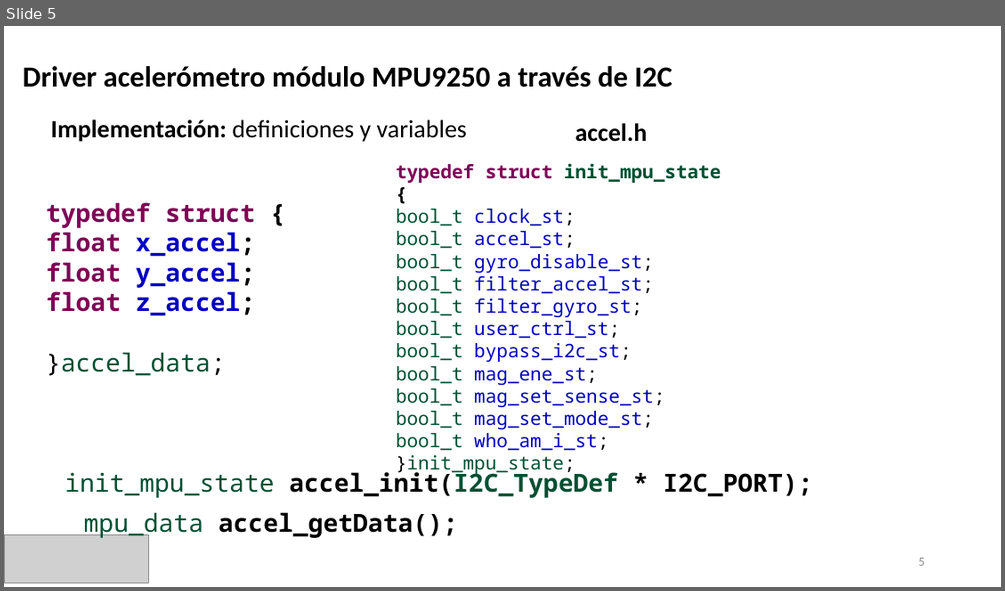
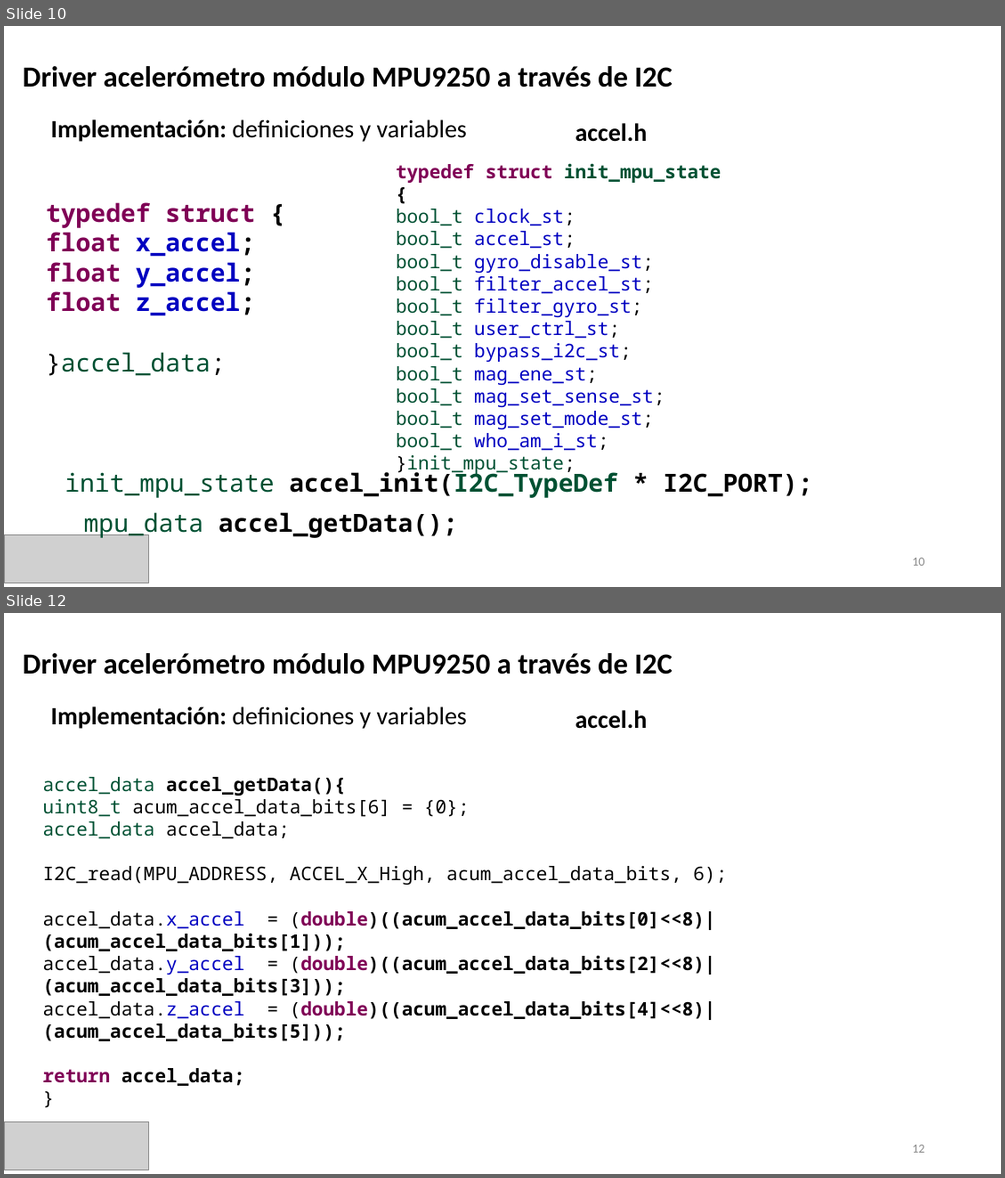
Before and after one commit to ldiazcharris/cese_PCSE, a slide deck: presentacion_TPF_luis_diaz.pptx. Shown one above the other, each under a label of ours: slide 5 before the commit, slides 10 and 12 after it; the slides between them are not shown. The pictures are 1005x591 and 1005x1178 pixels, drawn with LibreOffice and Linux fonts; fonts in the diff are those of the drawing; grey boxes stand for pictures. Boxes give left, top, right and bottom in pixels: in the first picture for what was removed or moved away, otherwise in the second. Text is boxed around its words. In the diff, an @@ line names an element or a change of style, - is before the commit and + after.

```diff
--- a/presentacion_TPF_luis_diaz.pptx
+++ b/presentacion_TPF_luis_diaz.pptx
@@ slide 12 added at (x1=4, y1=613, x2=1001, y2=1174), background #FFFFFF @@
@@ text added at (x1=23, y1=653, x2=672, y2=674), 28 pt, text #000000, bold @@
+Driver acelerómetro módulo MPU9250 a través de I2C
@@ text added at (x1=51, y1=706, x2=467, y2=729), 24 pt, text #000000 @@
+Implementación: definiciones y variables
@@ text added at (x1=575, y1=710, x2=647, y2=729), 24 pt, text #000000, bold @@
+accel.h
@@ text added at (x1=43, y1=777, x2=727, y2=1041), 18 pt, text #000000, bold @@
+accel_data accel_getData(){
+uint8_t acum_accel_data_bits[6] = {0};
+accel_data accel_data;
+I2C_read(MPU_ADDRESS, ACCEL_X_High, acum_accel_data_bits, 6);
+accel_data.x_accel = (double)((acum_accel_data_bits[0]<<8)|(acum_accel_data_bits[1]));
+accel_data.y_accel = (double)((acum_accel_data_bits[2]<<8)|(acum_accel_data_bits[3]));
+accel_data.z_accel = (double)((acum_accel_data_bits[4]<<8)|(acum_accel_data_bits[5]));
+return accel_data;
+}
@@ picture added at (x1=4, y1=1121, x2=149, y2=1169) @@
@@ page number added at (x1=912, y1=1144, x2=924, y2=1152), 12 pt, text #8C8C8C @@
+12
@@ what was slide 5 is now slide 10 @@
@@ page number at (x1=912, y1=557, x2=924, y2=565): text changed @@
-5
+10
```
Also in this commit, not shown: 3 slides changed, 5 other slides added.
